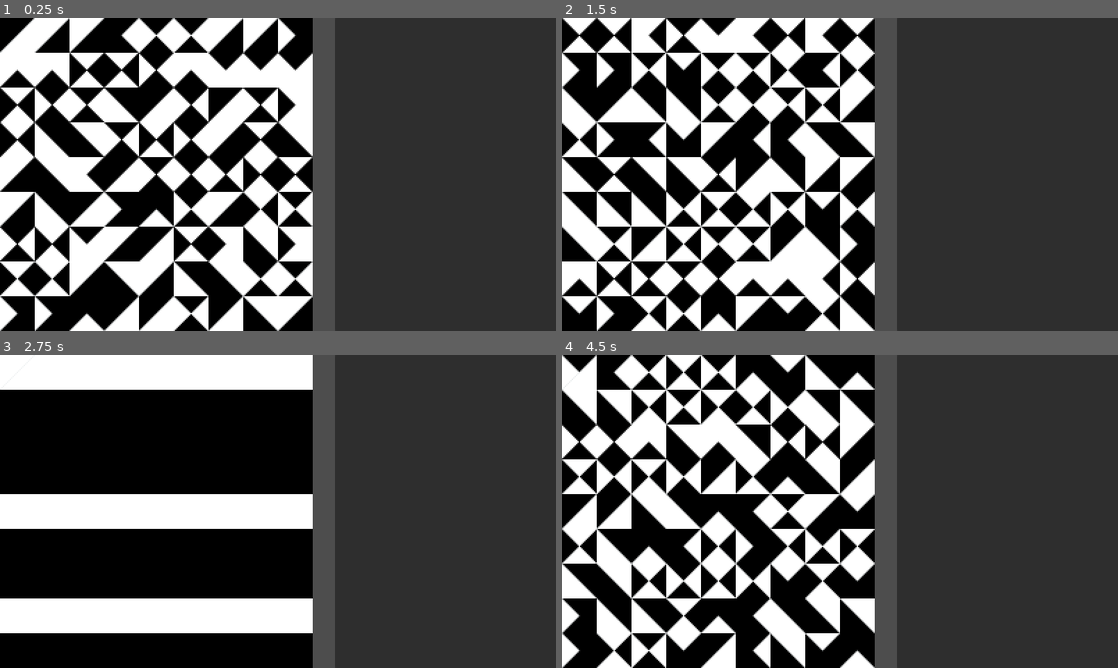
Above: before the commit, frames 1-4 (two rows, left to right).
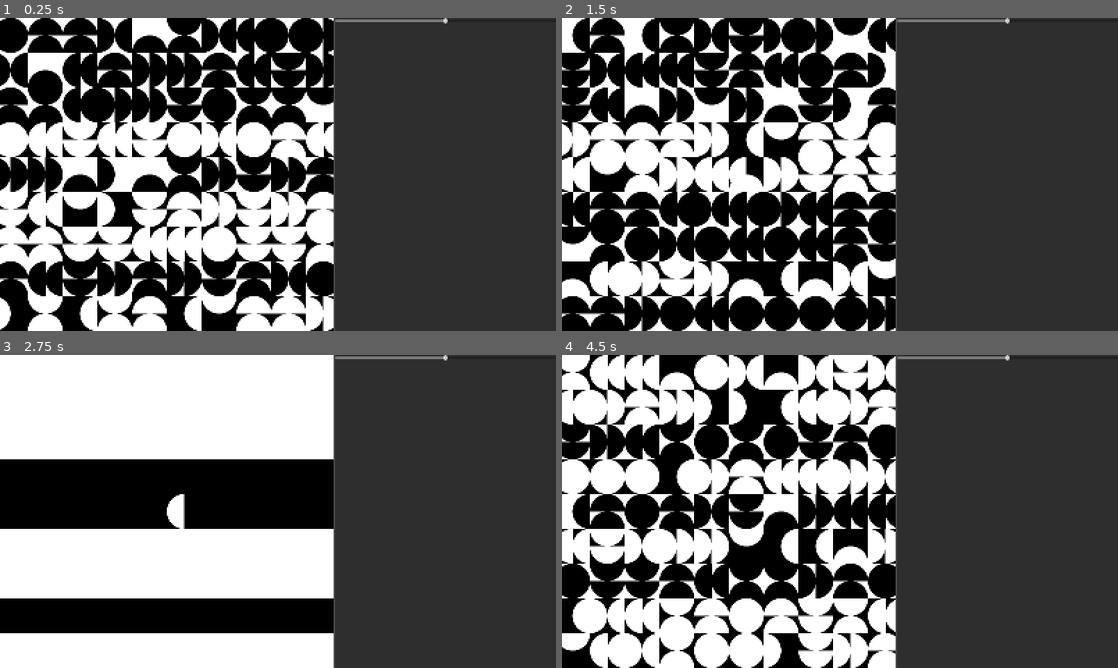
Above: after the commit, the same moments.

Repository: rio-raimundo/Sykora-painting-recreation
Game: Godot game, scene res://scenes/main-scene.tscn
The game is run twice, just before and just after one commit, with the same random seed, the same clock (stepped at 60 frames per second) and the same inputs.
Inputs (mouse positions are in pixels of both pictures, inside the frame that each line leads up to):
- Up to frame 1 (0.25 s): no input
- Up to frame 2 (1.5 s): tap Enter at 0.5 s; move the mouse to (578, 36) at 0.52 s; tap P at 0.6 s; click (578, 36) at 0.67 s; tap Space at 1.25 s; hold S from 1.28 s (still down); tap R at 1.35 s; click (578, 36) at 1.42 s
- Up to frame 3 (2.75 s): tap Enter at 2 s; move the mouse to (50, 373) at 2.02 s; release S at 2.03 s; tap H at 2.1 s; click (50, 373) at 2.17 s
- Up to frame 4 (4.5 s): tap Space at 2.75, 4.25 s; move the mouse to (650, 373) at 2.77 s; tap C at 2.85 s; click (650, 373) at 2.92 s; tap Enter at 3.5 s; move the mouse to (684, 373) at 3.52 s; hold S from 3.53 s (still down); tap P at 3.6 s; click (684, 373) at 3.67 s; move the mouse to (717, 373) at 4.27 s; tap R at 4.35 s; click (717, 373) at 4.42 s

The runs differ from the first frame. In frame 1, 34% of the frame differs, in the area x 0-81%, y 0-100%; in frame 2, 35%; in frame 3, 47%; in frame 4, 36%.

Commit message:
Added rotation abilities with slider!

Diff:
--- a/scenes/grid_handler.tscn
+++ b/scenes/grid_handler.tscn
@@ -7,7 +7,5 @@
 script = ExtResource("1_0gfhv")
 
 [node name="GridSquare" parent="." instance=ExtResource("2_c85b1")]
-visible = false
 
 [node name="Camera2D" type="Camera2D" parent="."]
-anchor_mode = 0
--- a/scenes/main-old.tscn
+++ /dev/null
@@ -1,18 +0,0 @@
-[gd_scene load_steps=3 format=3 uid="uid://d0pcaxf2op543"]
-
-[ext_resource type="Script" uid="uid://caqbfqfqy5ojt" path="res://scripts/grid.gd" id="1_o5qli"]
-[ext_resource type="PackedScene" uid="uid://cyjwv31o2mt27" path="res://scenes/grid_square.tscn" id="2_0wfyh"]
-
-[node name="Node" type="Node"]
-
-[node name="Camera2D" type="Camera2D" parent="."]
-position = Vector2(15, 10)
-anchor_mode = 0
-
-[node name="GridHandler" type="Node2D" parent="."]
-position = Vector2(1000, 1000)
-rotation = -0.0122173
-script = ExtResource("1_o5qli")
-
-[node name="GridSquare" parent="GridHandler" instance=ExtResource("2_0wfyh")]
-visible = false
--- a/scenes/main-scene.tscn
+++ b/scenes/main-scene.tscn
@@ -1,6 +1,7 @@
-[gd_scene load_steps=2 format=3 uid="uid://df21lel0ccd5t"]
+[gd_scene load_steps=3 format=3 uid="uid://df21lel0ccd5t"]
 
 [ext_resource type="PackedScene" uid="uid://dpsrkja6epky2" path="res://scenes/grid_handler.tscn" id="1_h2w21"]
+[ext_resource type="Script" uid="uid://byv2wqs2jt0ap" path="res://scripts/main_layout.gd" id="1_prwh2"]
 
 [node name="Control" type="Control"]
 layout_mode = 3
@@ -17,6 +18,7 @@
 anchor_bottom = 1.0
 grow_horizontal = 2
 grow_vertical = 2
+script = ExtResource("1_prwh2")
 
 [node name="FrameHolder" type="PanelContainer" parent="MainLayout"]
 layout_mode = 2
@@ -39,3 +41,17 @@
 layout_mode = 2
 size_flags_horizontal = 3
 size_flags_stretch_ratio = 0.66
+
+[node name="VBoxContainer" type="VBoxContainer" parent="MainLayout/UIHolder"]
+layout_mode = 2
+
+[node name="RotationSlider" type="HSlider" parent="MainLayout/UIHolder/VBoxContainer"]
+layout_mode = 2
+min_value = -180.0
+max_value = 180.0
+
+[node name="RichTextLabel" type="RichTextLabel" parent="MainLayout/UIHolder/VBoxContainer"]
+layout_mode = 2
+text = "Rotation angle"
+
+[connection signal="value_changed" from="MainLayout/UIHolder/VBoxContainer/RotationSlider" to="MainLayout" method="_on_rotation_slider_value_changed"]
--- /dev/null
+++ b/scenes/main_layout.gd
@@ -0,0 +1 @@
+extends HBoxContainer
--- a/scripts/grid.gd
+++ b/scripts/grid.gd
@@ -13,7 +13,7 @@
 # Load in class for specified pattern
 # Each class contains an array of starting probabilities and an array of textures, which are passed through to the GridSquares instances
 # Current available patterns can be found by querying PatternsList.PatternNames
-var pattern = PatternsList.Patterns[PatternsList.PatternNames.TRIANGLES1]
+var pattern = PatternsList.Patterns[PatternsList.PatternNames.SEMICIRCLES]
 
 # Initialise variables
 var viewport_size
@@ -21,7 +21,7 @@
 var cell_dim: Vector2 = Vector2(cell_size, cell_size)
 var n_cells: Vector2
 var grid_dimensions: Vector2
-var centre_point: Vector2
+var origin: Vector2
 var grid_squares = []
 
 # Handle varaible initialisations that require ready
@@ -39,9 +39,14 @@
 func _on_viewport_size_changed():
 	# Here we update variables
 	viewport_size = get_viewport().size
-	n_cells = ceil(viewport_size / cell_size)
-	grid_dimensions = n_cells * cell_size
-	centre_point = grid_dimensions/2
+
+	# We want to calculate number of cells as (rows, cols), so first we swap viewport coords (which are x,y)
+	var viewport_rc = Vector2(viewport_size[1], viewport_size[0])
+	# To convert, we want to know how many squares would fill the DIAGONAL of our viewport, since this will allow any rotation without gaps
+	n_cells = ceil(sqrt(2) * viewport_rc / cell_size)
+
+	# Origin is the centrepoint of the viewport minus the centre_point of the grid
+	grid_dimensions = Vector2(n_cells[1], n_cells[0]) * cell_size
 
 	print('current viewport size = ', viewport_size)
 	_generate_all()
@@ -82,12 +87,11 @@
 	grid_squares = []
 
 	# Initialise grid_squares object
-	for row in range(n_cells[0]):
+	for row in range(n_cells[0]):  # rows, so y
 		grid_squares.append([])
-		for col in range(n_cells[0]):
-			# Centre position never changes so we can initialise it
-			# We use this to calculate the size of the square
-			var position = (Vector2(col+0.5, row+0.5))  * cell_size
+		for col in range(n_cells[1]):  # cols, so x
+			# Calculate the position for this square
+			var position = (Vector2(col+0.5, row+0.5))  * cell_size - (grid_dimensions/2)
 
 			# Initialise our grid square scene as a child and call the setup function
 			var instance = GridSquareScene.instantiate()
--- /dev/null
+++ b/scripts/main_layout.gd
@@ -0,0 +1,15 @@
+extends HBoxContainer
+
+# Get a reference to the UI element we need to listen to.
+@onready var rotation_slider: HSlider = $UIHolder/VBoxContainer/RotationSlider
+
+# Get a reference to the game object we need to control.
+@onready var grid_handler: Node2D = $FrameHolder/SubViewportContainer/SubViewport/GridHandler
+
+
+# We will add the connecting logic in the next step.
+func _ready():
+	pass
+
+func _on_rotation_slider_value_changed(value:float) -> void:
+	grid_handler.rotation = deg_to_rad(value)
Not shown, added: scenes/main_layout.gd.uid
Not shown, added: scripts/main_layout.gd.uid
